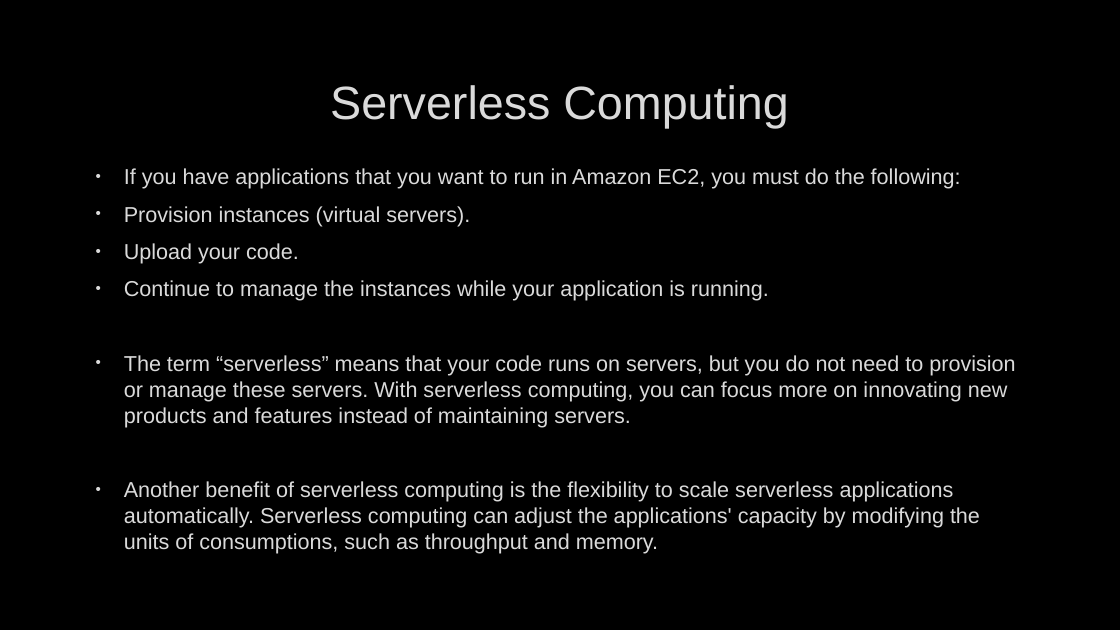
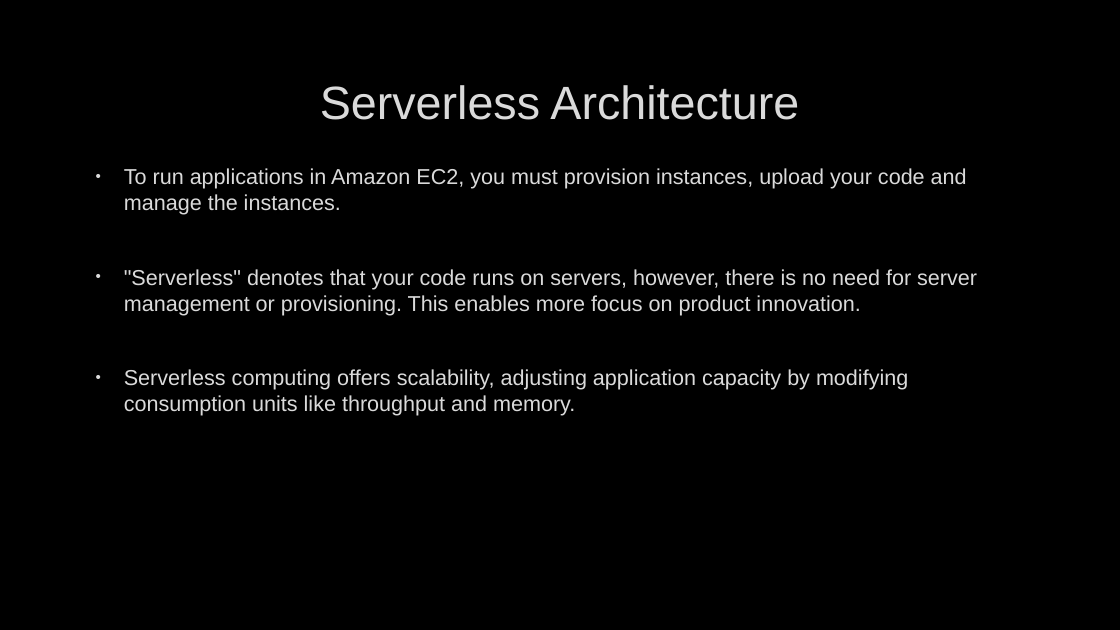
Before and after one commit to deveshbatra/genai_group1, a slide deck: slide 7 of GPTA4_tech.pptx. Drawn at 1120x630 pixels with LibreOffice and Linux fonts; fonts in the diff are those of the drawing; background and template pictures are left out. Boxes give left, top, right and bottom in pixels: in the first picture for what was removed or moved away, otherwise in the second. Text is boxed around its words. In the diff, an @@ line names an element or a change of style, - is before the commit and + after.

```diff
--- a/GPTA4_tech.pptx
+++ b/GPTA4_tech.pptx
@@ title at (320,85,799,120): text changed @@
-Serverless Computing
+Serverless Architecture
@@ text at (124,168,977,416): text changed @@
-• If you have applications that you want to run in Amazon EC2, you must do the following:
-• Provision instances (virtual servers).
-• Upload your code.
-• Continue to manage the instances while your application is running.
-• The term “serverless” means that your code runs on servers, but you do not need to provision or manage these servers. With serverless computing, you can focus more on innovating new products and features instead of maintaining servers.
-• Another benefit of serverless computing is the flexibility to scale serverless applications automatically. Serverless computing can adjust the applications' capacity by modifying the units of consumptions, such as throughput and memory.
+• To run applications in Amazon EC2, you must provision instances, upload your code and manage the instances.
+• "Serverless" denotes that your code runs on servers, however, there is no need for server management or provisioning. This enables more focus on product innovation.
+• Serverless computing offers scalability, adjusting application capacity by modifying consumption units like throughput and memory.
```
Also in this commit, not shown: 13 other slides changed, 1 other file.
